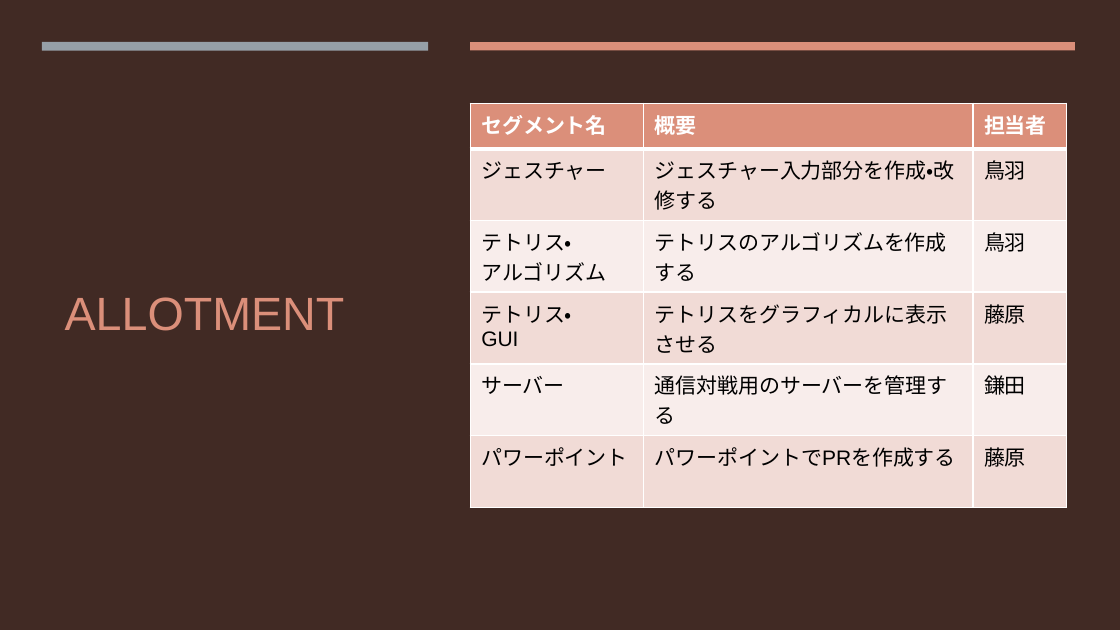
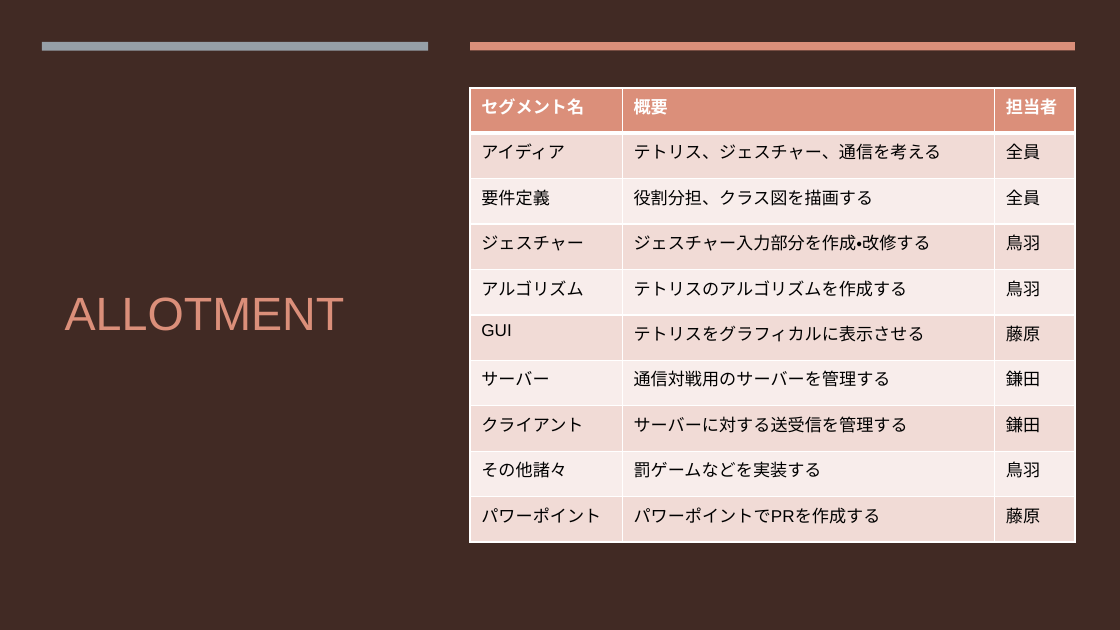
Before and after one commit to wakame-tech/vendredi-noir, a slide deck: slide 10 of PR.pptx. Drawn at 1120x630 pixels with LibreOffice and Linux fonts; fonts in the diff are those of the drawing. Boxes give left, top, right and bottom in pixels: in the first picture for what was removed or moved away, otherwise in the second. Text is boxed around its words. In the diff, an @@ line names an element or a change of style, - is before the commit and + after.

Commit message:
pptx

```diff
--- a/PR.pptx
+++ b/PR.pptx
@@ table at (470, 87, 1076, 542) @@
+row 2: アイディア | テトリス、ジェスチャー、通信を考える | 全員
+row 3: 要件定義 | 役割分担、クラス図を描画する | 全員
-row 5, column 1: テトリス・ / アルゴリズム
+row 5, column 1: アルゴリズム
-row 6, column 1: テトリス・ / GUI
+row 6, column 1: GUI
+row 8: クライアント | サーバーに対する送受信を管理する | 鎌田
+row 9: その他諸々 | 罰ゲームなどを実装する | 鳥羽
@@ table: place and size @@
-table at (470, 103, 1067, 471)
+table at (470, 87, 1076, 542)
```
Also in this commit, not shown: 1 other file.
